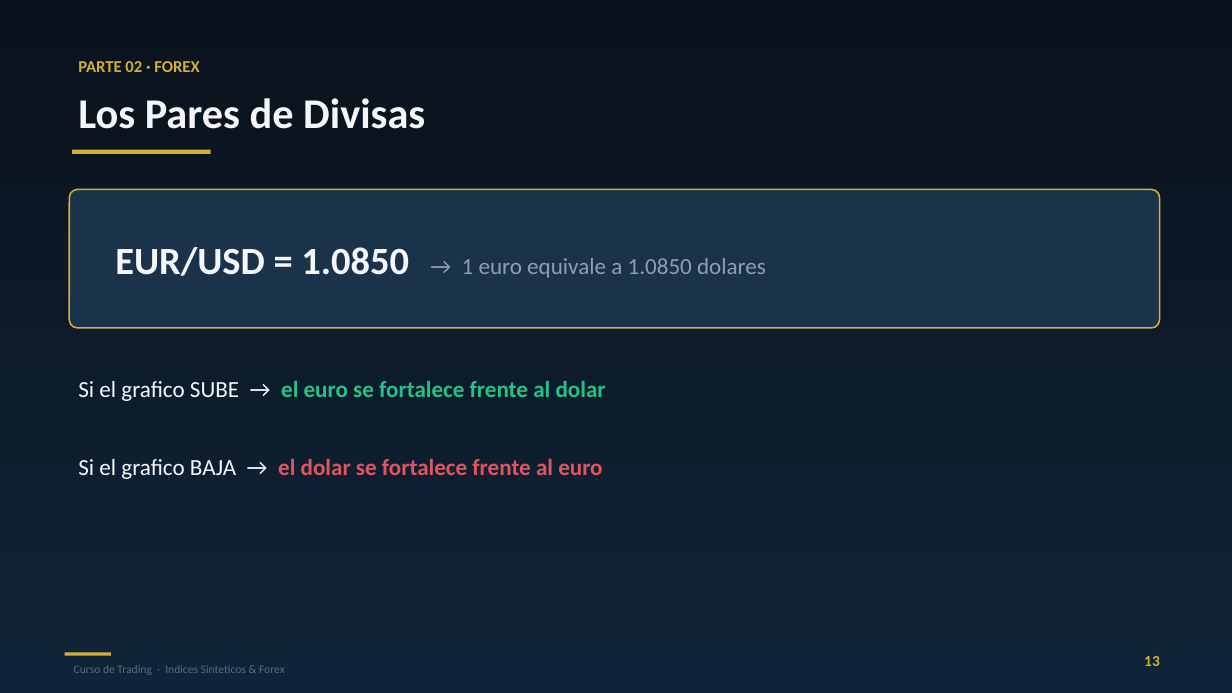
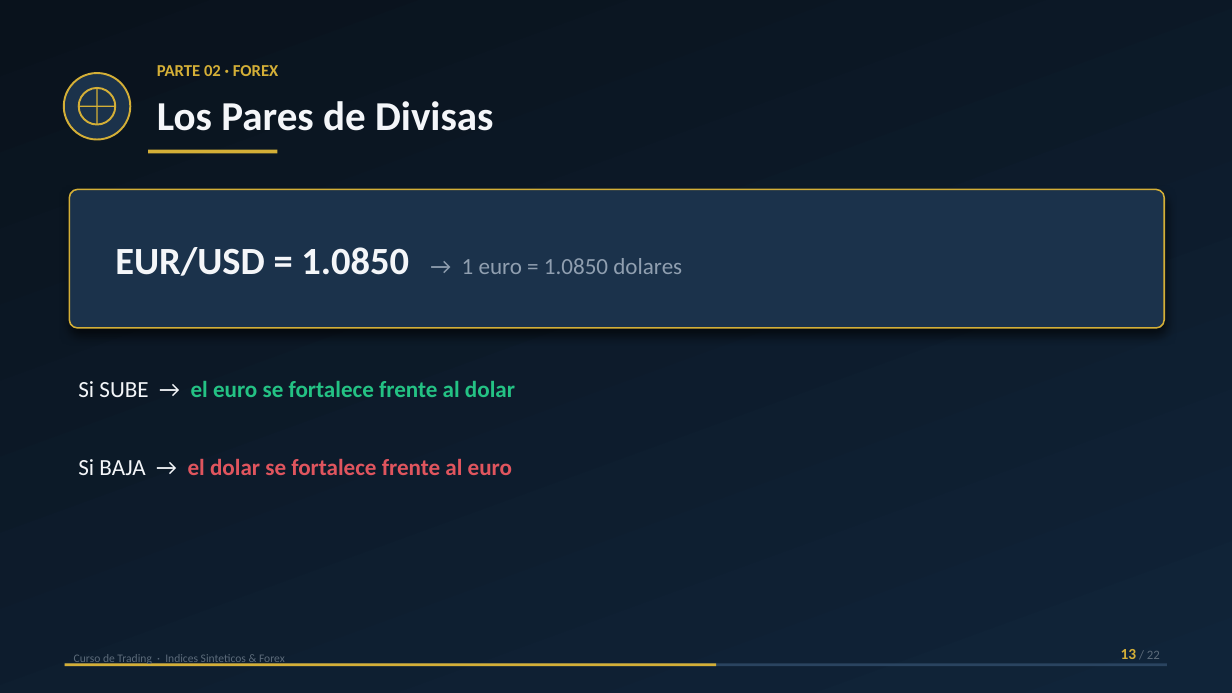
Before and after one commit to daac-gif/curso-trading, a slide deck: slide 13 of diapositivas/Clase_01_PREMIUM.pptx. Drawn at 1232x693 pixels with LibreOffice and Linux fonts; fonts in the diff are those of the drawing. Boxes give left, top, right and bottom in pixels: in the first picture for what was removed or moved away, otherwise in the second. Text is boxed around its words. In the diff, an @@ line names an element or a change of style, - is before the commit and + after.

Commit message:
Clase 1 v3 pulida: iconos, grafico realista, sombras y barra de progreso

```diff
--- a/diapositivas/Clase_01_PREMIUM.pptx
+++ b/diapositivas/Clase_01_PREMIUM.pptx
@@ text "PARTE 02 · FOREX": place and size @@
-text "PARTE 02 · FOREX" at [78, 61, 199, 72]
+text "PARTE 02 · FOREX" at [157, 65, 278, 76]
@@ ellipse added at [64, 73, 130, 140], fill #1B324B, outline #D4AF37 1.5 pt @@
@@ ellipse added at [79, 88, 116, 125], outline #D4AF37 1.5 pt @@
@@ rectangle: place and size @@
-rectangle at [72, 150, 211, 153]
+rectangle at [96, 88, 97, 125]
@@ text "Los Pares de Divisas": place and size @@
-text "Los Pares de Divisas" at [78, 98, 425, 129]
+text "Los Pares de Divisas" at [157, 101, 493, 131]
@@ text "Los Pares de Divisas" at [157, 101, 493, 131]: size 33 to 32 pt @@
@@ rectangle: place and size @@
-rectangle at [65, 653, 111, 656]
+rectangle at [79, 105, 116, 106]
@@ rectangle added at [148, 150, 277, 153], fill #D4AF37 @@
@@ rounded rectangle: place and size @@
-rounded rectangle at [69, 189, 1160, 328]
+rounded rectangle at [69, 189, 1165, 328]
@@ rounded rectangle at [69, 189, 1165, 328]: shadow on @@
@@ text at [115, 247, 682, 276]: text changed @@
-EUR/USD = 1.0850 → 1 euro equivale a 1.0850 dolares
+EUR/USD = 1.0850 → 1 euro = 1.0850 dolares
@@ text at [78, 381, 515, 397]: text changed @@
-Si el grafico SUBE → el euro se fortalece frente al dolar
+Si SUBE → el euro se fortalece frente al dolar
@@ text at [78, 458, 512, 475]: text changed @@
-Si el grafico BAJA → el dolar se fortalece frente al euro
+Si BAJA → el dolar se fortalece frente al euro
@@ text "Curso de Trading · Indices ...": place and size @@
-text "Curso de Trading · Indices ..." at [74, 665, 285, 675]
+text "Curso de Trading · Indices ..." at [74, 654, 285, 666]
@@ text at [1121, 649, 1160, 659]: text changed; size 12 to 10 pt; text colour #D4AF37 to #5C6B7A; bold off @@
-13
+13 / 22
@@ rectangle added at [65, 664, 1167, 666], fill #2A4460 @@
@@ rectangle added at [65, 664, 716, 666], fill #D4AF37 @@
```
Also in this commit, not shown: 21 other slides changed.
